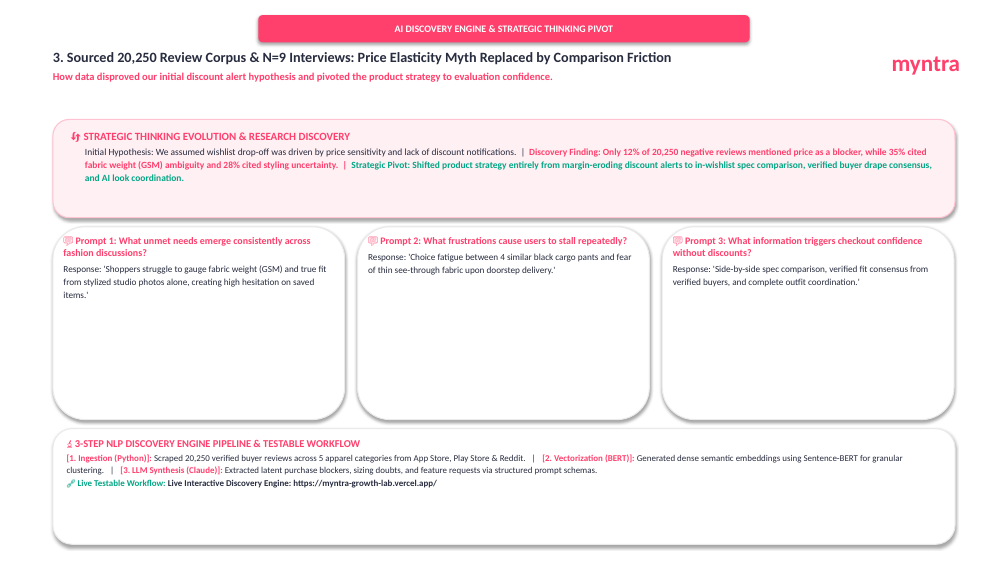
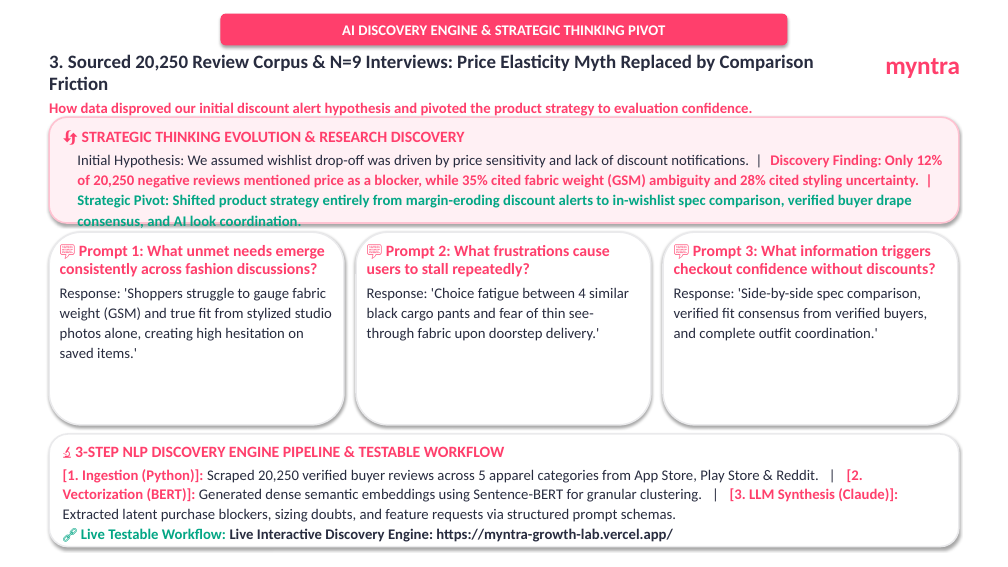
Before and after one commit to akhyashukla03/myntra, a slide deck: slide 3 of Myntra_Wishlist_Studio_10_Slide_Deck.pptx. Drawn at 1008x567 pixels with LibreOffice and Linux fonts; fonts in the diff are those of the drawing. Boxes give left, top, right and bottom in pixels: in the first picture for what was removed or moved away, otherwise in the second. Text is boxed around its words. In the diff, an @@ line names an element or a change of style, - is before the commit and + after.

Commit message:
fix(pptx): enforce strict minimum 14pt font size across all 10 presentation slides per evaluation guidelines

```diff
--- a/Myntra_Wishlist_Studio_10_Slide_Deck.pptx
+++ b/Myntra_Wishlist_Studio_10_Slide_Deck.pptx
@@ rounded rectangle "AI DISCOVERY ENGINE & STRATEGIC ...": place and size @@
-rounded rectangle "AI DISCOVERY ENGINE & STRATEGIC ..." at bbox=[259, 15, 750, 42]
+rounded rectangle "AI DISCOVERY ENGINE & STRATEGIC ..." at bbox=[221, 14, 788, 45]
@@ rounded rectangle "AI DISCOVERY ENGINE & STRATEGIC ..." at bbox=[221, 14, 788, 45]: size 9.5 to 14 pt @@
@@ text "3. Sourced 20,250 Review Corpus ..." at bbox=[49, 54, 814, 117]: size 13.5 to 18 pt in "3. Sourced 20,250 Review Corpus & N=9 ..."; size 10 to 14 pt in "How data disproved our initial discount alert ..." @@
@@ text "myntra" at bbox=[885, 58, 960, 78]: size 22 to 24 pt @@
@@ rounded rectangle: place and size @@
-rounded rectangle at bbox=[53, 119, 955, 218]
+rounded rectangle at bbox=[49, 117, 959, 223]
@@ rounded rectangle at bbox=[49, 117, 959, 223]: outline #FFC2D1 1 pt to #FFC2D1 1.5 pt @@
@@ text "🔄 STRATEGIC THINKING EVOLUTION & ..." at bbox=[77, 131, 943, 228]: size 10.5 to 15 pt in "🔄 STRATEGIC THINKING EVOLUTION & RESEARCH DISCOVERY"; size 9 to 14 pt in "Initial Hypothesis: We assumed wishlist drop-off was ..." @@
@@ rounded rectangle: place and size @@
-rounded rectangle at bbox=[53, 227, 345, 420]
+rounded rectangle at bbox=[49, 232, 344, 425]
@@ text "💬 Prompt 1: What unmet ..." at bbox=[60, 245, 332, 358]: size 9.5 to 15 pt in "💬 Prompt 1: What unmet needs emerge ..."; size 8.8 to 14 pt in "Response: 'Shoppers struggle to gauge fabric weight ..." @@
@@ rounded rectangle: place and size @@
-rounded rectangle at bbox=[358, 227, 650, 420]
+rounded rectangle at bbox=[356, 232, 651, 425]
@@ text "💬 Prompt 2: What frustrations ..." at bbox=[367, 245, 629, 341]: size 9.5 to 15 pt in "💬 Prompt 2: What frustrations cause users ..."; size 8.8 to 14 pt in "Response: 'Choice fatigue between 4 similar black ..." @@
@@ outline #EAEAEC 1 pt to #EAEAEC 1.5 pt in 4 elements at bbox=[49, 434, 959, 547], bbox=[356, 232, 651, 425], bbox=[49, 232, 344, 425], bbox=[663, 232, 958, 425] @@
@@ rounded rectangle: place and size @@
-rounded rectangle at bbox=[662, 227, 954, 420]
+rounded rectangle at bbox=[663, 232, 958, 425]
@@ text "💬 Prompt 3: What information ..." at bbox=[674, 245, 935, 341]: size 9.5 to 15 pt in "💬 Prompt 3: What information triggers checkout ..."; size 8.8 to 14 pt in "Response: 'Side-by-side spec comparison, verified fit consen ..." @@
@@ rounded rectangle: place and size @@
-rounded rectangle at bbox=[53, 429, 955, 544]
+rounded rectangle at bbox=[49, 434, 959, 547]
@@ text "🔬 3-STEP NLP DISCOVERY ENGINE ..." at bbox=[63, 446, 898, 542]: size 10 to 15 pt in "🔬 3-STEP NLP DISCOVERY ENGINE PIPELINE & ..."; size 8.5 to 14 pt in "[1. Ingestion (Python)]: Scraped 20,250 verified buyer ...", "🔗 Live Testable Workflow: Live Interactive Discovery ..." @@
```
Also in this commit, not shown: 9 other slides changed, 2 other files.
